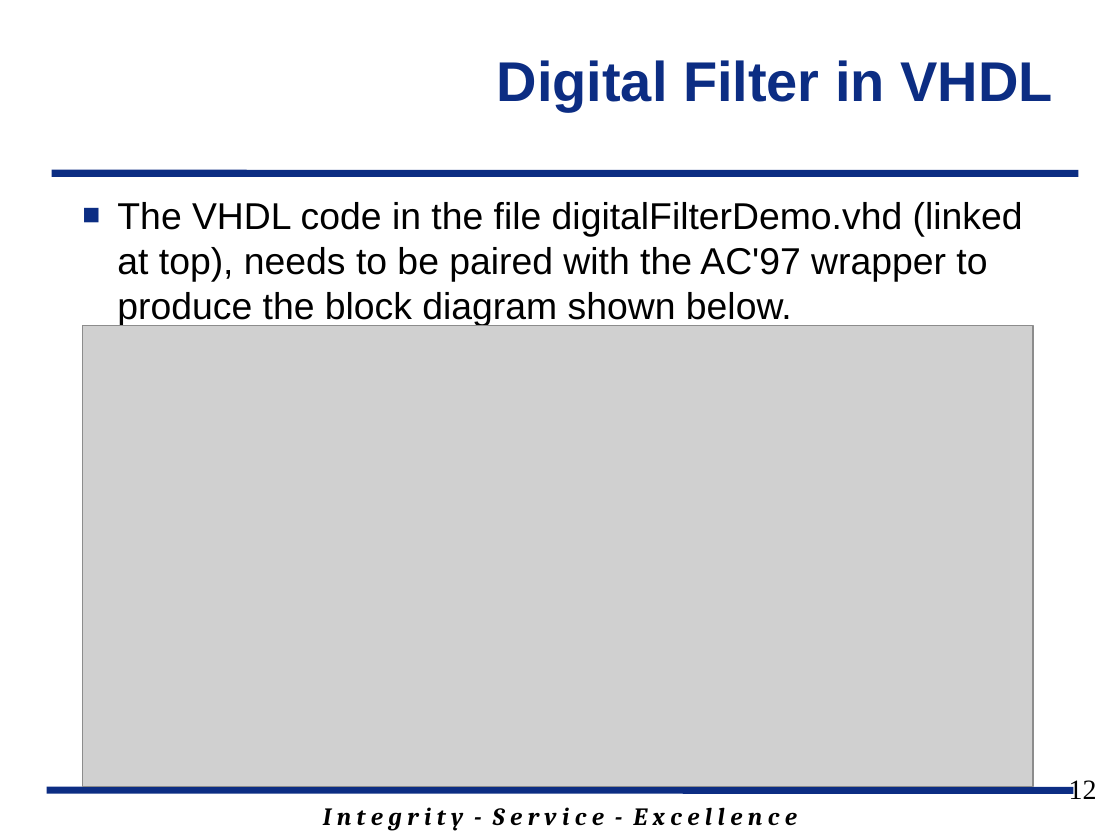
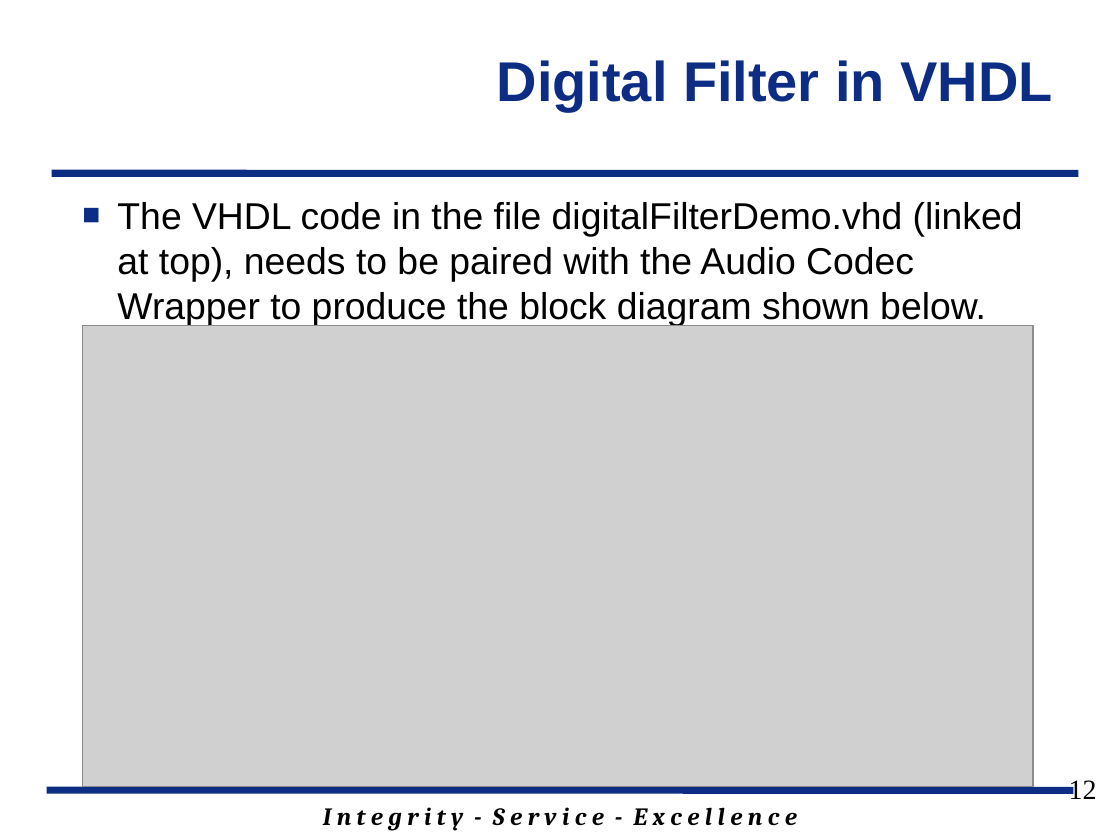
Before and after one commit to jfalkinburg/ECE383_web, a slide deck: slide 12 of lecture/slides/ECE_383_Lec26.pptx. Drawn at 1120x840 pixels with LibreOffice and Linux fonts; fonts in the diff are those of the drawing; grey boxes stand for pictures; background and template pictures are left out. Boxes give left, top, right and bottom in pixels: in the first picture for what was removed or moved away, otherwise in the second. Text is boxed around its words. In the diff, an @@ line names an element or a change of style, - is before the commit and + after.

```diff
--- a/lecture/slides/ECE_383_Lec26.pptx
+++ b/lecture/slides/ECE_383_Lec26.pptx
@@ text at box(117, 202, 1023, 326): text changed @@
-■ The VHDL code in the file digitalFilterDemo.vhd (linked at top), needs to be paired with the AC'97 wrapper to produce the block diagram shown below.
+■ The VHDL code in the file digitalFilterDemo.vhd (linked at top), needs to be paired with the Audio Codec Wrapper to produce the block diagram shown below.
```
Also in this commit, not shown: 1 other slide changed, 5 other files.
